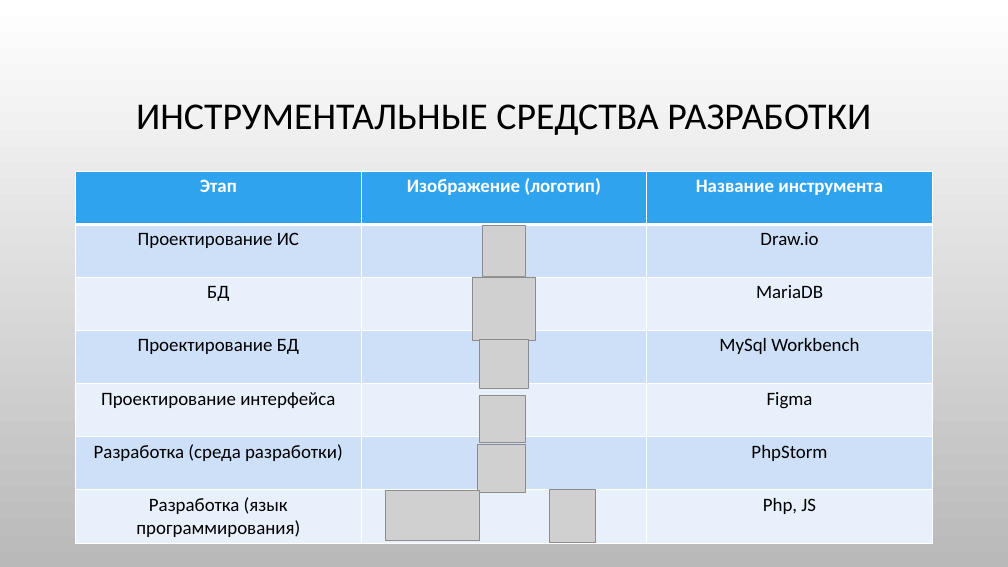
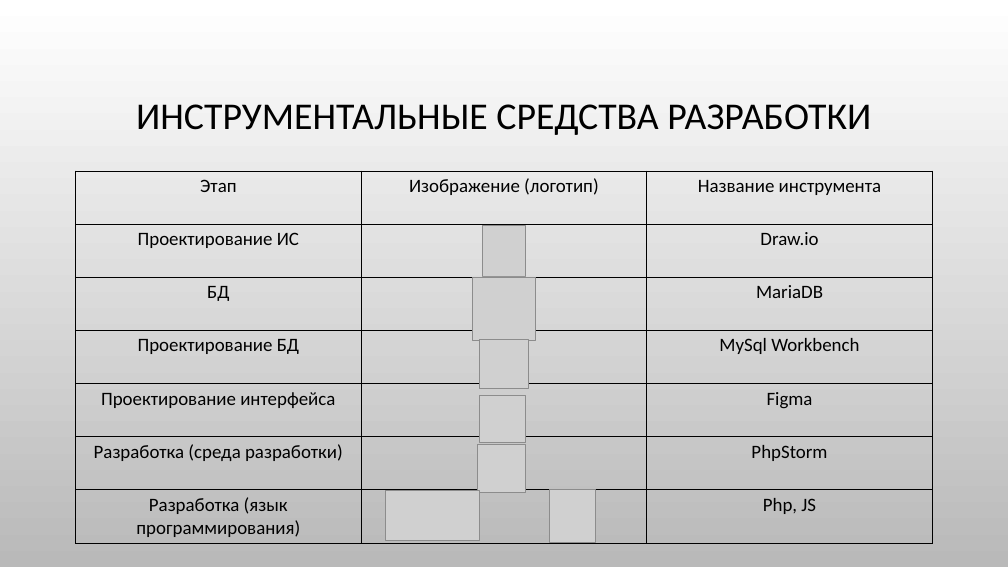
Before and after one commit to ChiCha10-11/Kursovoy, a slide deck: slide 4 of Курсовая работа.pptx. Drawn at 1008x567 pixels with LibreOffice and Linux fonts; fonts in the diff are those of the drawing; grey boxes stand for pictures; background and template pictures are left out. Boxes give left, top, right and bottom in pixels: in the first picture for what was removed or moved away, otherwise in the second. Text is boxed around its words. In the diff, an @@ line names an element or a change of style, - is before the commit and + after.

```diff
--- a/Курсовая работа.pptx
+++ b/Курсовая работа.pptx
@@ table at [76, 171, 933, 542] @@
@@ fill #2FA3EE to none in row 1 @@
@@ fill #CDE0F8 to none in 6 cells @@
@@ fill #E8F0FC to none in 6 cells @@
@@ text colour #FFFFFF to #000000, bold off in "Этап", "Изображение (логотип)", "Название инструмента" @@
@@ borders changed @@
```
